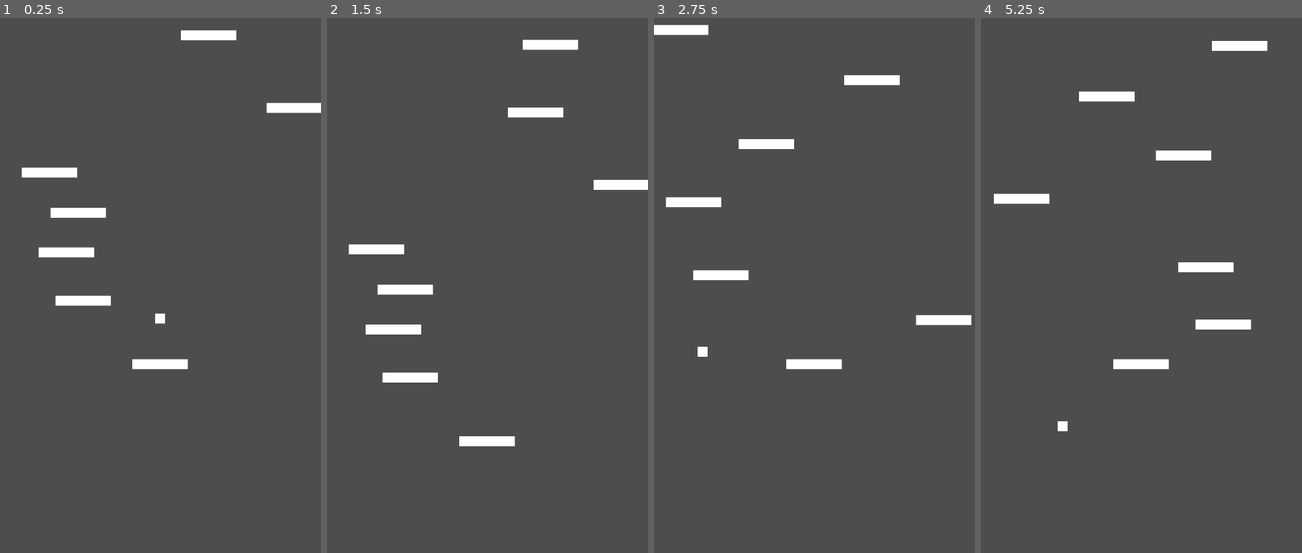
Above: before the commit, frames 1-4 (left to right).
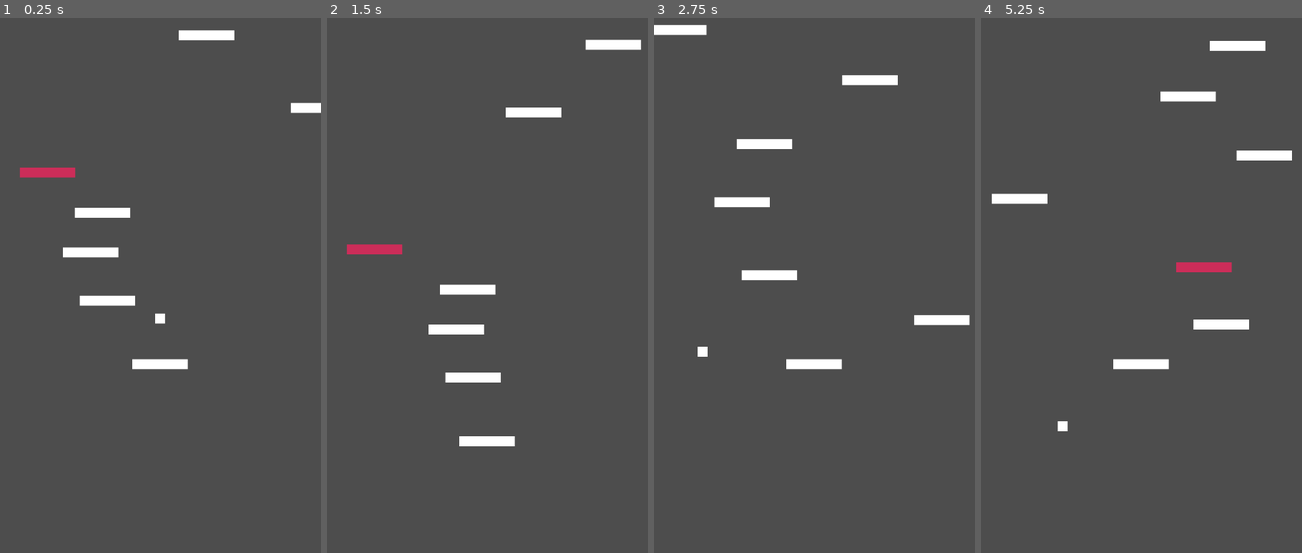
Above: after the commit, the same moments.

Repository: viteax/doodya-jump
Game: Godot game, scene res://main.tscn
Same seed, same stepped clock (60 frames per second), same inputs: the game is played once before the commit and once after it.
Inputs:
- Up to frame 1 (0.25 s): no input
- Up to frame 2 (1.5 s): hold Right (ui_right) from 0.53 s (still down)
- Up to frame 3 (2.75 s): release Right (ui_right) at 2.03 s; hold Left (ui_left) from 2.03 s (still down)
- Up to frame 4 (5.25 s): release Left (ui_left) at 2.78 s; hold Right (ui_right) 2.78-4.28 s; hold Left (ui_left) 4.28-5.03 s; hold Right (ui_right) from 5.03 s (still down)

The runs differ from the first frame. In frame 1, 1.4% of the frame differs, in the area x 6-91%, y 2-54%; in frame 2, 3.4%, in the area x 6-100%, y 4-69%; in frame 3, 1.3%; in frame 4, 1.8%.

Commit message:
Add different platforms

Diff:
--- a/main.tscn
+++ b/main.tscn
@@ -1,13 +1,18 @@
 [gd_scene format=3 uid="uid://00lvltxq5ijh"]
 
-[ext_resource type="PackedScene" uid="uid://bjgg3uqp0echx" path="res://platform/platform.tscn" id="1_0xm2m"]
+[ext_resource type="PackedScene" uid="uid://bjgg3uqp0echx" path="res://platforms/platform.tscn" id="1_0xm2m"]
 [ext_resource type="PackedScene" uid="uid://cl1rgrum3i4oo" path="res://platform_spawner/platform_spawner.tscn" id="1_h2yge"]
 [ext_resource type="PackedScene" uid="uid://ckq636uqv1bot" path="res://player/player.tscn" id="2_h2yge"]
+[ext_resource type="PackedScene" uid="uid://bxvltks8kjif6" path="res://platforms/moving_platform.tscn" id="4_1bvp3"]
+[ext_resource type="PackedScene" uid="uid://c1ddm523ho6ug" path="res://platforms/breaking_platform.tscn" id="5_lquwl"]
 
 [node name="Main" type="Node2D" unique_id=1239697298]
 
 [node name="PlatformSpawner" parent="." unique_id=1571345445 node_paths=PackedStringArray("camera") instance=ExtResource("1_h2yge")]
-platform_scene = ExtResource("1_0xm2m")
+position = Vector2(-4, 0)
+static_platform = ExtResource("1_0xm2m")
+moving_platform = ExtResource("4_1bvp3")
+breaking_platform = ExtResource("5_lquwl")
 camera = NodePath("../Player/Camera2D")
 
 [node name="Platform" parent="." unique_id=145777192 instance=ExtResource("1_0xm2m")]
--- a/platform_spawner/platform_spawner.gd
+++ b/platform_spawner/platform_spawner.gd
@@ -1,6 +1,9 @@
 extends Node2D
 
-@export var platform_scene: PackedScene
+@export var static_platform: PackedScene
+@export var moving_platform: PackedScene
+@export var breaking_platform: PackedScene
+
 @export var camera: Camera2D
 
 var last_spawn_y: float = 427.0
@@ -27,7 +30,7 @@
 			platform.queue_free()
 
 func spawn_platform():
-	var platform = platform_scene.instantiate()
+	var platform = get_random_platform()
 
 	var gap = randf_range(min_gap_y, max_gap_y)
 	last_spawn_y -= gap
@@ -37,3 +40,13 @@
 
 	platform.global_position = Vector2(x, last_spawn_y)
 	add_child(platform)
+
+
+func get_random_platform() -> Node2D:
+	var roll = randf()
+	if roll < 0.7:
+		return static_platform.instantiate()
+	elif roll < 0.9:
+		return moving_platform.instantiate()
+	else:
+		return breaking_platform.instantiate()
--- /dev/null
+++ b/platforms/breaking_platform.gd
@@ -0,0 +1,47 @@
+extends StaticBody2D
+
+@export var break_delay: float = 0.3
+@export var shake_before_break: bool = true
+@export var respawn_time: float = 0.0  # 0 = не респавнится
+
+var _breaking = false
+@onready var timer: Timer = $Timer
+var _original_position: Vector2
+
+func _ready():
+	_original_position = global_position
+	timer.one_shot = true
+	timer.timeout.connect(_break)
+	$Area2D.body_entered.connect(_on_body_entered)
+
+func _on_body_entered(body):
+	if body is CharacterBody2D and not _breaking:
+		if body.velocity.y >= 0 and body.global_position.y < global_position.y:
+			_breaking = true
+			timer.wait_time = break_delay
+			timer.start()
+			if shake_before_break:
+				_shake()
+
+func _shake():
+	var tween = create_tween()
+	for i in 4:
+		tween.tween_property(self, "position:x",
+			_original_position.x + 2, 0.04)
+		tween.tween_property(self, "position:x",
+			_original_position.x - 2, 0.04)
+
+func _break():
+	if respawn_time > 0:
+		# прячем, потом восстанавливаем
+		visible = false
+		$CollisionShape2D.set_deferred("disabled", true)
+		get_tree().create_timer(respawn_time).timeout.connect(_respawn)
+	else:
+		queue_free()
+
+func _respawn():
+	global_position = _original_position
+	visible = true
+	$CollisionShape2D.set_deferred("disabled", false)
+	_breaking = false
--- /dev/null
+++ b/platforms/breaking_platform.tscn
@@ -0,0 +1,32 @@
+[gd_scene format=3 uid="uid://c1ddm523ho6ug"]
+
+[ext_resource type="Script" uid="uid://oft26amhs487" path="res://platforms/breaking_platform.gd" id="1_v6etd"]
+
+[sub_resource type="RectangleShape2D" id="RectangleShape2D_vkqjc"]
+size = Vector2(112, 20)
+
+[sub_resource type="RectangleShape2D" id="RectangleShape2D_v6etd"]
+size = Vector2(112, 11)
+
+[node name="BreakingPlatform" type="StaticBody2D" unique_id=422080741]
+script = ExtResource("1_v6etd")
+
+[node name="ColorRect" type="ColorRect" parent="." unique_id=1147145556]
+offset_left = -56.0
+offset_top = -10.0
+offset_right = 56.0
+offset_bottom = 10.0
+color = Color(0.8015778, 0.17774409, 0.350037, 1)
+
+[node name="CollisionShape2D" type="CollisionShape2D" parent="." unique_id=326904131]
+shape = SubResource("RectangleShape2D_vkqjc")
+one_way_collision = true
+
+[node name="Area2D" type="Area2D" parent="." unique_id=2098575956]
+position = Vector2(0, -6)
+
+[node name="CollisionShape2D" type="CollisionShape2D" parent="Area2D" unique_id=1974404005]
+position = Vector2(0, -10)
+shape = SubResource("RectangleShape2D_v6etd")
+
+[node name="Timer" type="Timer" parent="." unique_id=1624664918]
--- /dev/null
+++ b/platforms/moving_platform.tscn
@@ -0,0 +1,60 @@
+[gd_scene format=3 uid="uid://bxvltks8kjif6"]
+
+[sub_resource type="RectangleShape2D" id="RectangleShape2D_hbpgk"]
+size = Vector2(112, 20)
+
+[sub_resource type="Animation" id="Animation_pt0kt"]
+length = 0.001
+tracks/0/type = "value"
+tracks/0/imported = false
+tracks/0/enabled = true
+tracks/0/path = NodePath(".:position")
+tracks/0/interp = 1
+tracks/0/loop_wrap = true
+tracks/0/keys = {
+"times": PackedFloat32Array(0),
+"transitions": PackedFloat32Array(1),
+"update": 0,
+"values": [Vector2(0, 0)]
+}
+
+[sub_resource type="Animation" id="Animation_hbpgk"]
+resource_name = "move"
+loop_mode = 2
+tracks/0/type = "value"
+tracks/0/imported = false
+tracks/0/enabled = true
+tracks/0/path = NodePath(".:position")
+tracks/0/interp = 1
+tracks/0/loop_wrap = true
+tracks/0/keys = {
+"times": PackedFloat32Array(0, 1),
+"transitions": PackedFloat32Array(1, 1),
+"update": 0,
+"values": [Vector2(0, 0), Vector2(245, 0)]
+}
+
+[sub_resource type="AnimationLibrary" id="AnimationLibrary_pt0kt"]
+_data = {
+&"RESET": SubResource("Animation_pt0kt"),
+&"move": SubResource("Animation_hbpgk")
+}
+
+[node name="Node2D" type="Node2D" unique_id=754533996]
+
+[node name="MovingPlatform" type="AnimatableBody2D" parent="." unique_id=1963732176]
+
+[node name="ColorRect" type="ColorRect" parent="MovingPlatform" unique_id=1142216095]
+offset_left = -56.0
+offset_top = -10.0
+offset_right = 56.0
+offset_bottom = 10.0
+metadata/_edit_use_anchors_ = true
+
+[node name="CollisionShape2D2" type="CollisionShape2D" parent="MovingPlatform" unique_id=2064848543]
+shape = SubResource("RectangleShape2D_hbpgk")
+one_way_collision = true
+
+[node name="AnimationPlayer" type="AnimationPlayer" parent="MovingPlatform" unique_id=1774480818]
+libraries/ = SubResource("AnimationLibrary_pt0kt")
+autoplay = &"move"
Not shown, added: platforms/breaking_platform.gd.uid
Renamed: platform/platform.tscn -> platforms/platform.tscn
